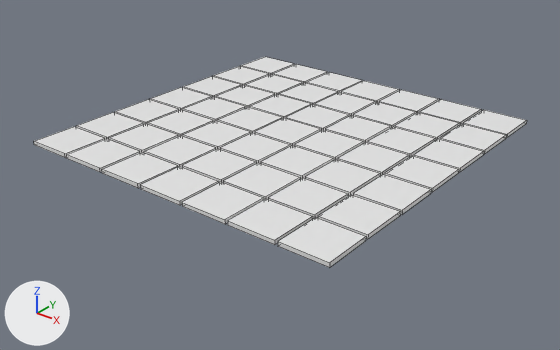
The FBX model Dungeon Baller/Assets/Fbx/grid7x7.fbx: old version first, new version second.
Rendered twice from a 50 mm lens placed at (0.877, -1.122, 0.599), pointed at (0.009, -0.037, -0.074). Lighting does not change. The marker at lower left points along +X, +Y and +Z. Mesh edges are drawn as thin lines. Where no turn or scale is listed for an object, it has been applied to the vertices.

In view in the first picture: 'grid7x7'.
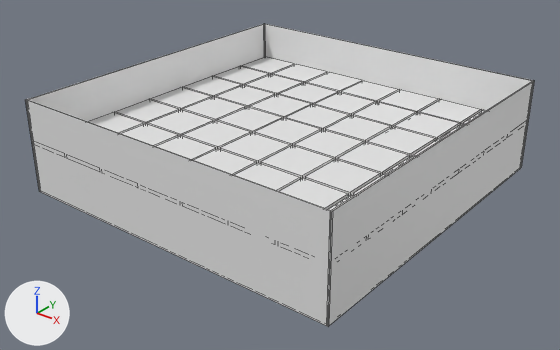
What differs and where, as boxes [x1, y1, x2, y2] in the pictures (560 x 350 px):
'WALLS', added: after [26, 24, 534, 326]

The change in detail:
Mesh me_plane_008 is new.
It has 32 vertices, 32 faces and spans x -0.35..0.35, y -0.35..0.35, z -0.05..0.142.
Object 'WALLS' (ob_walls) is new; it shows me_plane_008.
Its location is (0.0, 0.0, -0.05).
